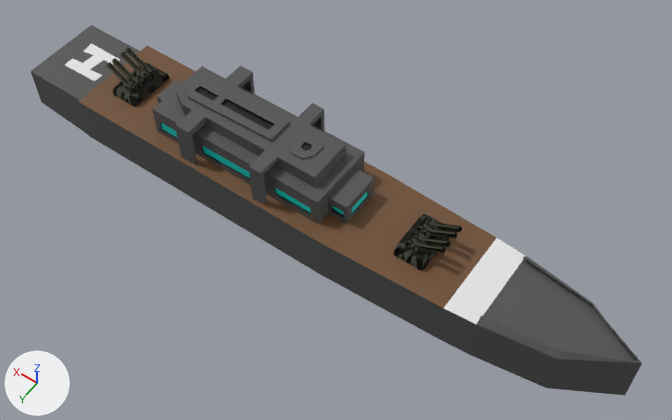
Before and after pictures for a commit that changed the Blender file modelajes skins/predeterminados/barco3x1.blend.
One viewpoint serves both versions: a 50 mm lens placed at (-7.18, 9.06, 17.6), pointed at (-0.68, -0.04, 3.29). Lighting does not change. The marker at lower left points along +X, +Y and +Z.
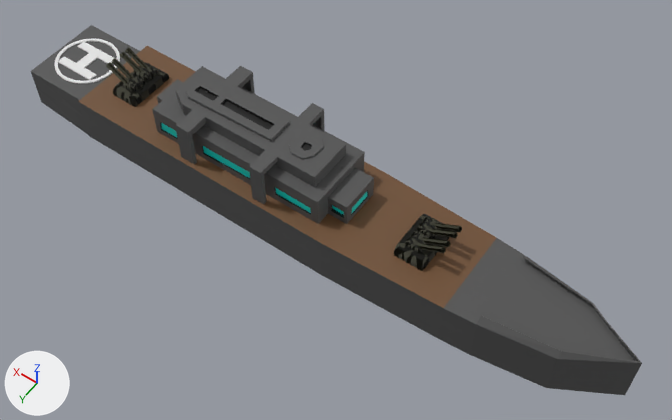
Boxes [x1, y1, x2, y2] around the edits, measured in the pictures (672 x 420 px):
```json
{"object": "Cylinder.008", "change": "added", "after": [54, 38, 120, 84]}
{"part": 1, "of": "me_cube", "change": "cut back", "before": [31, 25, 140, 100], "after": [31, 25, 140, 100]}
{"part": 2, "of": "me_cube", "change": "recoloured", "before": [444, 238, 525, 324], "after": [444, 238, 525, 324], "on screen": "white to grey"}
```

The change, as JSON lines over the scene's bpy script:
```json
{"block": "me_cube", "where": "# used by ob_cube; location = (-0.16, 0.12, 2.92); rotation_euler = (0.0, -1.572, 0.0), in degrees (0, -90, 0); scale = (1.03, 1.03, 1.03)"}
{"block": "me_cube", "where": "# verts and faces of me_cube; kept vertices keep their numbers, new ones are numbered from 307"}
{"block": "me_cube", "where": "# before: 13 (0.88, 0.88, -4.94), 15 (0.88, -0.88, -4.94), 18 (0.88, -0.88, -6.46) at pixel (91, 24), 19 (0.88, 0.88, -6.46) at pixel (30, 71), 63 (0.88, 0.33, -5.19) at pixel (94, 81)"}
{"block": "me_cube", "where": "# before: 64 (0.88, 0.34, -6.04) at pixel (64, 64), 65 (0.88, 0.1, -6.04) at pixel (72, 58), 66 (0.88, 0.08, -5.77) at pixel (82, 62), 67 (0.88, -0.22, -5.75) at pixel (93, 55), 68 (0.88, -0.17, -6.01) at pixel (83, 51)"}
{"block": "me_cube", "where": "# before: 69 (0.88, -0.46, -6.05) at pixel (91, 43), 70 (0.88, -0.45, -5.2) at pixel (120, 59), 71 (0.88, -0.23, -5.23), 72 (0.88, -0.25, -5.47) at pixel (104, 59), 73 (0.88, 0.14, -5.51) at pixel (89, 69)"}
{"block": "me_cube", "where": "# before: 74 (0.88, 0.1, -5.18) at pixel (102, 75)"}
{"op": "remove", "block": "me_cube", "code": "me_cube.from_pydata(...)  # 307 vertices, 244 faces; spans x -1.0..1.94, y -1.0..1.0, z -6.46..6.55"}
{"op": "add", "block": "me_cube", "code": "me_cube.from_pydata(...)  # 295 vertices, 242 faces; spans x -1.0..1.94, y -1.0..1.0, z -6.46..6.55"}
{"block": "me_cube", "change": "me_cube part 1"}
{"op": "add", "block": "me_cube", "code": "delete_vertices([*range(63, 75)])  # with the faces that use them"}
{"op": "add", "block": "me_cube", "code": "faces += [(13, 15, 18, 19)]  # mat_grisoscuro (dark grey #525252)"}
{"block": "me_cube", "change": "me_cube part 2: 1 face spanning x 1.0, y -0.89..0.89, z 3.44..4.04 switches from mat_blanco (white #e7e7e7) to mat_grisoscuro (dark grey #525252)"}
{"op": "remove", "block": "me_cube", "code": "me_cube.materials.append(mat_blanco)  # white #e7e7e7"}
{"op": "add", "block": "me_cube", "code": "me_cube.materials.append(mat_grisoscuro)"}
{"op": "add", "block": "me_cylinder_008", "code": ["me_cylinder_008 = bpy.data.meshes.new('Cylinder.008')", "me_cylinder_008.from_pydata(...)  # 202 vertices, 199 faces; spans x -1.0..1.0, y -1.0..1.0, z -1.46..1.09"]}
{"op": "add", "block": "ob_cylinder_008", "code": ["ob_cylinder_008 = bpy.data.objects.new('Cylinder.008', me_cylinder_008)", "ob_cylinder_008.location = (5.75, 0.1, 3.84)", "ob_cylinder_008.scale = (0.691, 0.691, 0.0228)"]}
```
